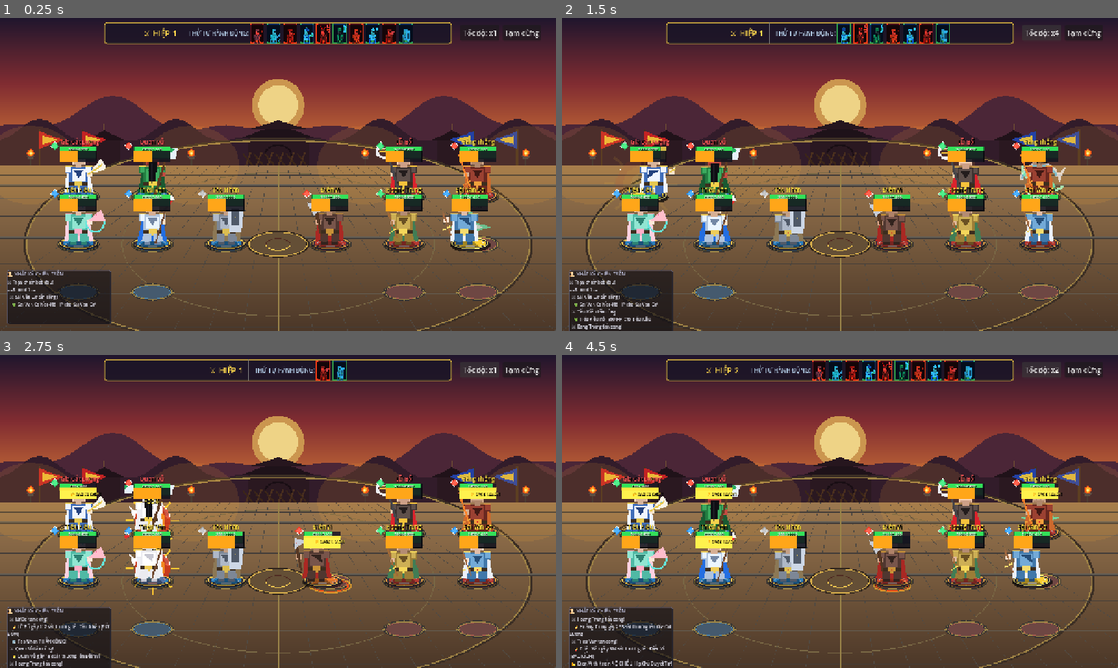
Above: before the commit, frames 1-4 (two rows, left to right).
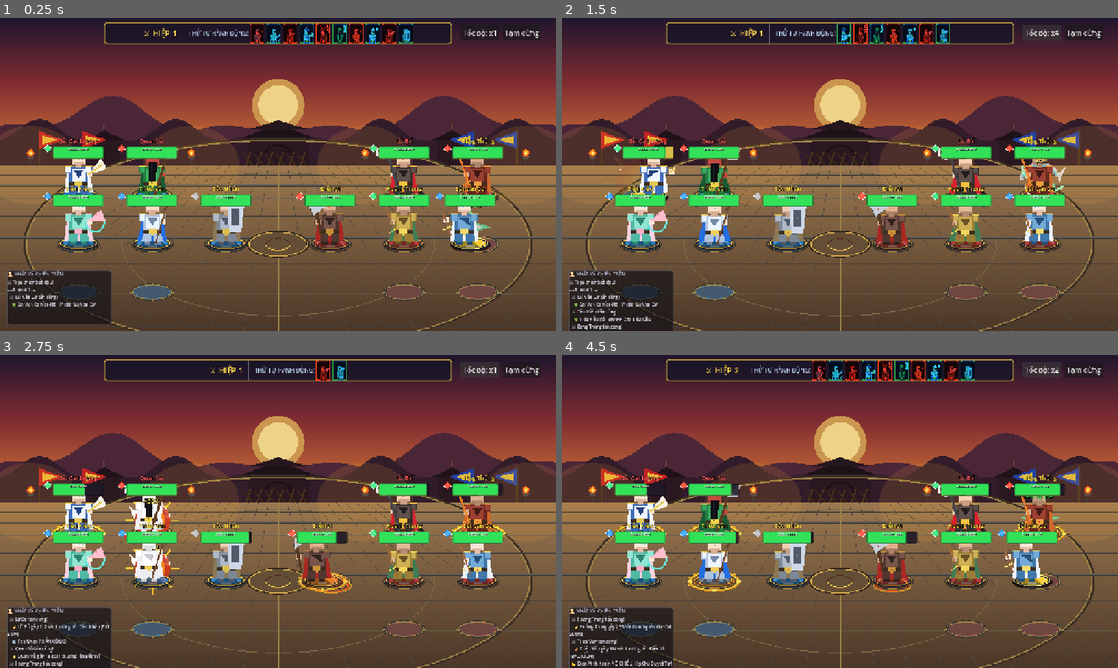
Above: after the commit, the same moments.

Repository: zonhanoz09/tamquoc3d
Game: Godot game, scene res://scenes/battle/BattleScene.tscn
The game is run twice, just before and just after one commit, with the same random seed, the same clock (stepped at 60 frames per second) and the same inputs.
Inputs:
- Up to frame 1 (0.25 s): no input
- Up to frame 2 (1.5 s): click "Tốc độ: x1" at 0.5 s; click "Tốc độ: x2" at 1.25 s
- Up to frame 3 (2.75 s): click "Tốc độ: x4" at 2 s
- Up to frame 4 (4.5 s): click "Tạm dừng" at 2.75 s; click "Tiếp tục" at 3.5 s; click "Tốc độ: x1" at 4.25 s

The runs differ from the first frame. In frame 1, 4.7% of the frame differs, in the area x 7-91%, y 38-62%; in frame 2, 4.8%; in frame 3, 5.0%; in frame 4, 5.2%, in the area x 7-91%, y 38-76%.

Commit message:
feat: ẩn thanh sĩ khí, thêm hiệu ứng hào quang rực rỡ dưới chân khi sẵn sàng skill, kéo dài thanh máu

Diff:
--- a/scripts/visual/HeroVisual.gd
+++ b/scripts/visual/HeroVisual.gd
@@ -8,6 +8,7 @@
 
 # Child Nodes
 var pedestal: Sprite2D
+var skill_ready_aura: Sprite2D
 var active_pedestal: Sprite2D
 var sprite: Sprite2D
 
@@ -15,9 +16,6 @@
 var hp_ghost_bar: ProgressBar
 var hp_bar: ProgressBar
 var hp_label: Label
-var morale_bar: ProgressBar
-var morale_glow: ColorRect
-var rage_badge: Label
 var name_label: Label
 var elem_icon: Sprite2D
 var status_row: HBoxContainer
@@ -26,8 +24,8 @@
 var _idle_tween: Tween
 var _hp_tween: Tween
 var _ghost_tween: Tween
-var _morale_tween: Tween
 var _active_tween: Tween
+var _skill_ready_tween: Tween
 var _is_dead: bool = false
 
 func setup(bh: BattleHero, enemy: bool) -> void:
@@ -50,7 +48,18 @@
 	pedestal.z_index = 0
 	add_child(pedestal)
 
-	# 2. Vòng sáng bệ đứng khi tới lượt hành động (Active Turn Glow)
+	# 2. Hiệu ứng dưới chân khi tích đầy Nộ/Kỹ năng (Skill Ready Blazing Aura)
+	skill_ready_aura = Sprite2D.new()
+	var sr_tex = load("res://assets/sprites/ui/pedestal_skill_ready.png")
+	if sr_tex:
+		skill_ready_aura.texture = sr_tex
+	skill_ready_aura.position = Vector2(0, 0)
+	skill_ready_aura.scale = Vector2(1.15, 1.15)
+	skill_ready_aura.visible = false
+	skill_ready_aura.z_index = 1
+	add_child(skill_ready_aura)
+
+	# 3. Vòng sáng bệ đứng khi tới lượt hành động (Active Turn Glow)
 	active_pedestal = Sprite2D.new()
 	var a_tex = load("res://assets/sprites/ui/pedestal_active.png")
 	if a_tex:
@@ -58,10 +67,10 @@
 	active_pedestal.position = Vector2(0, 0)
 	active_pedestal.scale = Vector2(1.15, 1.15)
 	active_pedestal.visible = false
-	active_pedestal.z_index = 1
+	active_pedestal.z_index = 2
 	add_child(active_pedestal)
 
-	# 3. Hero Sprite (64x64 HD Spritesheet)
+	# 4. Hero Sprite (64x64 HD Spritesheet)
 	# Căn chỉnh để gót chân (y = 56 trong frame 64x64) đặt chuẩn xác tại y = 0 trên bệ đứng
 	sprite = Sprite2D.new()
 	var spr_path = "res://assets/sprites/heroes/%s.png" % battle_hero.data.hero_id
@@ -73,10 +82,10 @@
 	sprite.position = Vector2(0, -48) # Đưa gót chân về chính xác y = 0
 	sprite.scale = Vector2(2.0, 2.0)
 	sprite.flip_h = is_enemy
-	sprite.z_index = 2
+	sprite.z_index = 3
 	add_child(sprite)
 
-	# 4. Overhead UI (Đặt cao hơn đỉnh đầu nhân vật và lông trĩ)
+	# 5. Overhead UI (Thanh máu dài & tên tướng)
 	_build_overhead_ui()
 
 func _build_overhead_ui() -> void:
@@ -98,15 +107,15 @@
 	if e_tex:
 		elem_icon.texture = e_tex
 	elem_icon.scale = Vector2(0.9, 0.9)
-	elem_icon.position = Vector2(-54, -2)
+	elem_icon.position = Vector2(-70, 4)
 	overhead.add_child(elem_icon)
 
 	# Name Label
 	name_label = Label.new()
 	name_label.text = battle_hero.data.hero_name
 	name_label.horizontal_alignment = HORIZONTAL_ALIGNMENT_CENTER
-	name_label.position = Vector2(-50, -20)
-	name_label.size = Vector2(100, 18)
+	name_label.position = Vector2(-60, -22)
+	name_label.size = Vector2(120, 18)
 	name_label.add_theme_font_size_override("font_size", 13)
 	name_label.add_theme_color_override("font_shadow_color", Color.BLACK)
 	name_label.add_theme_constant_override("shadow_offset_x", 1)
@@ -121,10 +130,10 @@
 	name_label.add_theme_color_override("font_color", rarity_color)
 	overhead.add_child(name_label)
 
-	# ── HP GHOST BAR (Vạch tụt máu trễ) ──
+	# ── HP GHOST BAR (Vạch tụt máu trễ - dài 116px) ──
 	hp_ghost_bar = ProgressBar.new()
-	hp_ghost_bar.position = Vector2(-42, 0)
-	hp_ghost_bar.size = Vector2(84, 8)
+	hp_ghost_bar.position = Vector2(-58, 0)
+	hp_ghost_bar.size = Vector2(116, 9)
 	hp_ghost_bar.show_percentage = false
 	hp_ghost_bar.max_value = battle_hero.stats.hp_max
 	hp_ghost_bar.value = battle_hero.stats.hp_current
@@ -133,17 +142,19 @@
 	sb_ghost_bg.bg_color = Color(0.12, 0.1, 0.15, 0.9)
 	sb_ghost_bg.set_border_width_all(1)
 	sb_ghost_bg.border_color = Color(0.05, 0.05, 0.08)
+	sb_ghost_bg.set_corner_radius_all(2)
 	hp_ghost_bar.add_theme_stylebox_override("background", sb_ghost_bg)
 
 	var sb_ghost_fill = StyleBoxFlat.new()
 	sb_ghost_fill.bg_color = Color(0.95, 0.85, 0.3, 0.85)
+	sb_ghost_fill.set_corner_radius_all(2)
 	hp_ghost_bar.add_theme_stylebox_override("fill", sb_ghost_fill)
 	overhead.add_child(hp_ghost_bar)
 
-	# ── HP MAIN BAR ──
+	# ── HP MAIN BAR (Thanh máu chính - dài 116px) ──
 	hp_bar = ProgressBar.new()
-	hp_bar.position = Vector2(-42, 0)
-	hp_bar.size = Vector2(84, 8)
+	hp_bar.position = Vector2(-58, 0)
+	hp_bar.size = Vector2(116, 9)
 	hp_bar.show_percentage = false
 	hp_bar.max_value = battle_hero.stats.hp_max
 	hp_bar.value = battle_hero.stats.hp_current
@@ -155,6 +166,7 @@
 	sb_fill.bg_color = Color(0.2, 0.88, 0.35)
 	sb_fill.set_border_width_all(1)
 	sb_fill.border_color = Color(0.1, 0.45, 0.2)
+	sb_fill.set_corner_radius_all(2)
 	hp_bar.add_theme_stylebox_override("fill", sb_fill)
 	overhead.add_child(hp_bar)
 
@@ -162,55 +174,18 @@
 	hp_label = Label.new()
 	hp_label.text = "%d/%d" % [battle_hero.stats.hp_current, battle_hero.stats.hp_max]
 	hp_label.horizontal_alignment = HORIZONTAL_ALIGNMENT_CENTER
-	hp_label.position = Vector2(-42, -1)
-	hp_label.size = Vector2(84, 10)
+	hp_label.position = Vector2(-58, -1)
+	hp_label.size = Vector2(116, 11)
 	hp_label.add_theme_font_size_override("font_size", 9)
 	hp_label.add_theme_color_override("font_color", Color(1.0, 1.0, 1.0, 0.95))
 	hp_label.add_theme_color_override("font_shadow_color", Color(0, 0, 0, 0.9))
 	hp_label.add_theme_constant_override("shadow_outline_size", 1)
 	overhead.add_child(hp_label)
 
-	# ── MORALE / ENERGY BAR (Thanh Sĩ Khí) ──
-	morale_bar = ProgressBar.new()
-	morale_bar.position = Vector2(-42, 10)
-	morale_bar.size = Vector2(84, 5)
-	morale_bar.show_percentage = false
-	morale_bar.max_value = 100
-	morale_bar.value = battle_hero.stats.morale_current
-
-	var sb_m_bg = StyleBoxFlat.new()
-	sb_m_bg.bg_color = Color(0.08, 0.08, 0.12, 0.9)
-	sb_m_bg.set_border_width_all(1)
-	sb_m_bg.border_color = Color(0.04, 0.04, 0.06)
-	morale_bar.add_theme_stylebox_override("background", sb_m_bg)
-
-	var sb_m_fill = StyleBoxFlat.new()
-	sb_m_fill.bg_color = Color(1.0, 0.65, 0.1)
-	morale_bar.add_theme_stylebox_override("fill", sb_m_fill)
-	overhead.add_child(morale_bar)
-
-	# Morale Glow Border (Phát sáng khi đầy 100 Sĩ khí)
-	morale_glow = ColorRect.new()
-	morale_glow.position = Vector2(-44, 9)
-	morale_glow.size = Vector2(88, 7)
-	morale_glow.color = Color(1.0, 0.85, 0.2, 0.0)
-	overhead.add_child(morale_glow)
-
-	rage_badge = Label.new()
-	rage_badge.text = "⚡ RAGE READY!"
-	rage_badge.horizontal_alignment = HORIZONTAL_ALIGNMENT_CENTER
-	rage_badge.position = Vector2(-44, 16)
-	rage_badge.size = Vector2(88, 12)
-	rage_badge.add_theme_font_size_override("font_size", 9)
-	rage_badge.add_theme_color_override("font_color", Color(1.0, 0.9, 0.3))
-	rage_badge.add_theme_color_override("font_shadow_color", Color.BLACK)
-	rage_badge.visible = false
-	overhead.add_child(rage_badge)
-
 	# Status Icons Row
 	status_row = HBoxContainer.new()
-	status_row.position = Vector2(-42, -34)
-	status_row.size = Vector2(84, 14)
+	status_row.position = Vector2(-58, -36)
+	status_row.size = Vector2(116, 14)
 	status_row.alignment = BoxContainer.ALIGNMENT_CENTER
 	overhead.add_child(status_row)
 
@@ -227,6 +202,25 @@
 			_active_tween.kill()
 		active_pedestal.modulate.a = 1.0
 
+func set_skill_ready(ready: bool) -> void:
+	if _is_dead or not is_instance_valid(skill_ready_aura):
+		return
+	if ready:
+		if not skill_ready_aura.visible or _skill_ready_tween == null:
+			skill_ready_aura.visible = true
+			if _skill_ready_tween:
+				_skill_ready_tween.kill()
+			_skill_ready_tween = create_tween().set_loops()
+			_skill_ready_tween.tween_property(skill_ready_aura, "scale", Vector2(1.25, 1.25), 0.4).set_trans(Tween.TRANS_SINE)
+			_skill_ready_tween.parallel().tween_property(skill_ready_aura, "modulate", Color(1.1, 1.05, 0.7, 1.0), 0.4)
+			_skill_ready_tween.tween_property(skill_ready_aura, "scale", Vector2(1.10, 1.10), 0.4).set_trans(Tween.TRANS_SINE)
+			_skill_ready_tween.parallel().tween_property(skill_ready_aura, "modulate", Color(1.0, 0.8, 0.4, 0.65), 0.4)
+	else:
+		skill_ready_aura.visible = false
+		if _skill_ready_tween:
+			_skill_ready_tween.kill()
+			_skill_ready_tween = null
+
 func update_bars(animate: bool = true) -> void:
 	if _is_dead:
 		return
@@ -263,27 +257,10 @@
 		hp_bar.value = current_hp
 		hp_ghost_bar.value = current_hp
 
-	# Smooth Morale transition
+	# Hiệu ứng chân khi tích đầy Nộ chiêu / Kỹ năng (100 Sĩ khí)
 	var current_morale = battle_hero.stats.morale_current
-	if animate:
-		if _morale_tween:
-			_morale_tween.kill()
-		_morale_tween = create_tween()
-		_morale_tween.tween_property(morale_bar, "value", float(current_morale), 0.25).set_trans(Tween.TRANS_QUAD).set_ease(Tween.EASE_OUT)
-	else:
-		morale_bar.value = current_morale
-
-	# Morale Max Full Glow
 	var is_max_rage = (current_morale >= 100)
-	rage_badge.visible = is_max_rage
-	var m_fill = morale_bar.get_theme_stylebox("fill") as StyleBoxFlat
-	if m_fill:
-		if is_max_rage:
-			m_fill.bg_color = Color(1.0, 0.95, 0.3)
-			morale_glow.color = Color(1.0, 0.85, 0.2, 0.45)
-		else:
-			m_fill.bg_color = Color(1.0, 0.65, 0.1)
-			morale_glow.color = Color(1.0, 0.85, 0.2, 0.0)
+	set_skill_ready(is_max_rage)
 
 func update_status_icons() -> void:
 	for child in status_row.get_children():
@@ -417,6 +394,8 @@
 
 func animate_death(speed_mult: float = 1.0) -> void:
 	_is_dead = true
+	set_skill_ready(false)
+	set_active_turn(false)
 	if _idle_tween:
 		_idle_tween.kill()
 
Binary file added: assets/sprites/ui/pedestal_skill_ready.png
Not shown, added: assets/sprites/ui/pedestal_skill_ready.png.import
